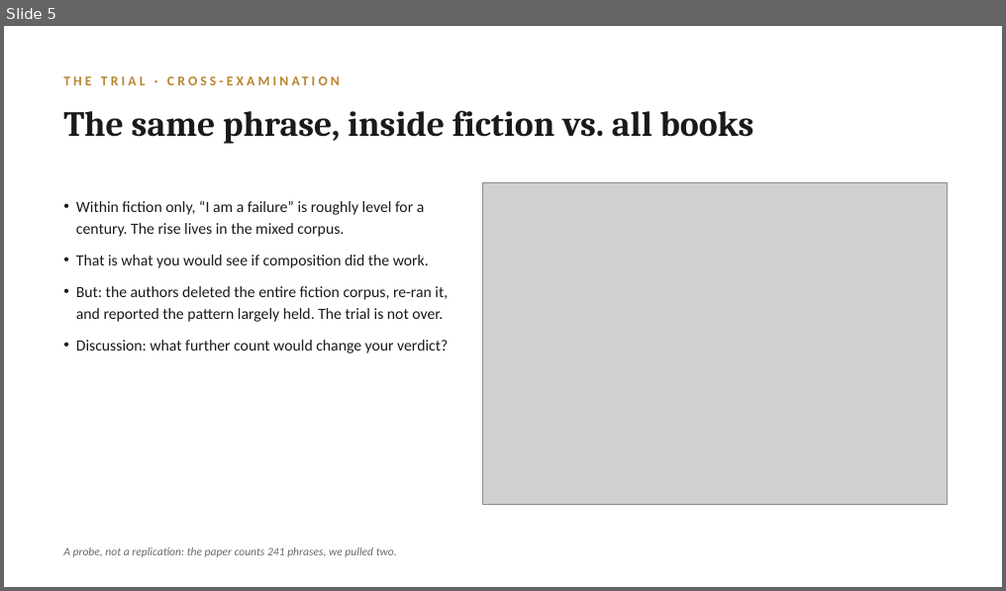
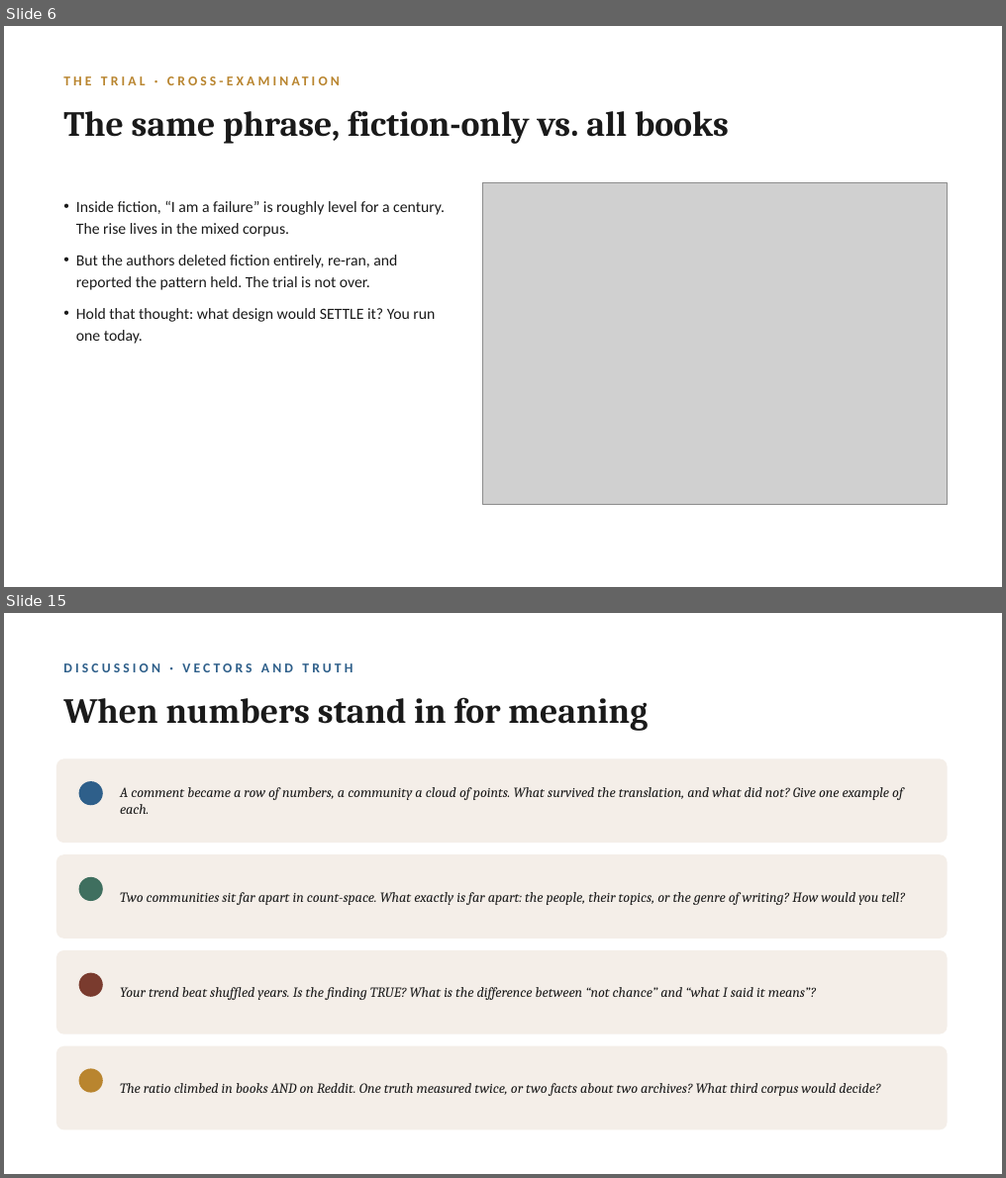
Before and after one commit to lucianli123/culture-as-data-2026, a slide deck: slides/week-02-lecture-draft.pptx. Shown one above the other, each under a label of ours: slide 5 before the commit, slides 6 and 15 after it; the slides between them are not shown. The pictures are 1006x591 and 1006x1178 pixels, drawn with LibreOffice and Linux fonts; fonts in the diff are those of the drawing; grey boxes stand for pictures. Boxes give left, top, right and bottom in pixels: in the first picture for what was removed or moved away, otherwise in the second. Text is boxed around its words. In the diff, an @@ line names an element or a change of style, - is before the commit and + after.

Commit message:
Week 2 lecture deck rebuilt: Bollen-spine (trial + live replication figure), three-questions statistics audit, discussion slides on counting/vectors/statistical truth

```diff
--- a/slides/week-02-lecture-draft.pptx
+++ b/slides/week-02-lecture-draft.pptx
@@ slide 15 added at <box>4,613,1002,1174</box>, background #FFFFFF @@
@@ text added at <box>63,663,352,672</box>, 13 pt, text #2E5F8A, bold @@
+DISCUSSION · VECTORS AND TRUTH
@@ text added at <box>63,697,648,731</box>, 34 pt, text #1A1A1A, bold @@
+When numbers stand in for meaning
@@ rounded rectangle added at <box>56,759,947,843</box>, fill #F4EEE8 @@
@@ ellipse added at <box>79,781,103,805</box>, fill #2E5F8A @@
@@ text added at <box>120,787,903,814</box>, 13.5 pt, text #1A1A1A, italic @@
+A comment became a row of numbers, a community a cloud of points. What survived the translation, and what did not? Give one example of each.
@@ rounded rectangle added at <box>56,855,947,939</box>, fill #F4EEE8 @@
@@ ellipse added at <box>79,877,103,901</box>, fill #3F6F5F @@
@@ text added at <box>120,892,905,905</box>, 13.5 pt, text #1A1A1A, italic @@
+Two communities sit far apart in count-space. What exactly is far apart: the people, their topics, or the genre of writing? How would you tell?
@@ rounded rectangle added at <box>56,951,947,1035</box>, fill #F4EEE8 @@
@@ ellipse added at <box>79,973,103,997</box>, fill #7A3B2E @@
@@ text added at <box>120,987,816,1000</box>, 13.5 pt, text #1A1A1A, italic @@
+Your trend beat shuffled years. Is the finding TRUE? What is the difference between “not chance” and “what I said it means”?
@@ rounded rectangle added at <box>56,1047,947,1131</box>, fill #F4EEE8 @@
@@ ellipse added at <box>79,1069,103,1093</box>, fill #B9852F @@
@@ text added at <box>120,1083,880,1096</box>, 13.5 pt, text #1A1A1A, italic @@
+The ratio climbed in books AND on Reddit. One truth measured twice, or two facts about two archives? What third corpus would decide?
@@ what was slide 5 is now slide 6 @@
@@ slide 6 changed as well @@
@@ text at <box>63,110,729,144</box>: text changed @@
-The same phrase, inside fiction vs. all books
+The same phrase, fiction-only vs. all books
@@ text at <box>76,201,445,344</box>: text changed @@
-• Within fiction only, “I am a failure” is roughly level for a century. The rise lives in the mixed corpus.
-• That is what you would see if composition did the work.
-• But: the authors deleted the entire fiction corpus, re-ran it, and reported the pattern largely held. The trial is not over.
-• Discussion: what further count would change your verdict?
+• Inside fiction, “I am a failure” is roughly level for a century. The rise lives in the mixed corpus.
+• But the authors deleted fiction entirely, re-ran, and reported the pattern held. The trial is not over.
+• Hold that thought: what design would SETTLE it? You run one today.
@@ text removed at <box>63,548,397,558</box> @@
-A probe, not a replication: the paper counts 241 phrases, we pulled two.
```
Also in this commit, not shown: 5 other slides changed, 9 other slides added, 12 slides removed.
